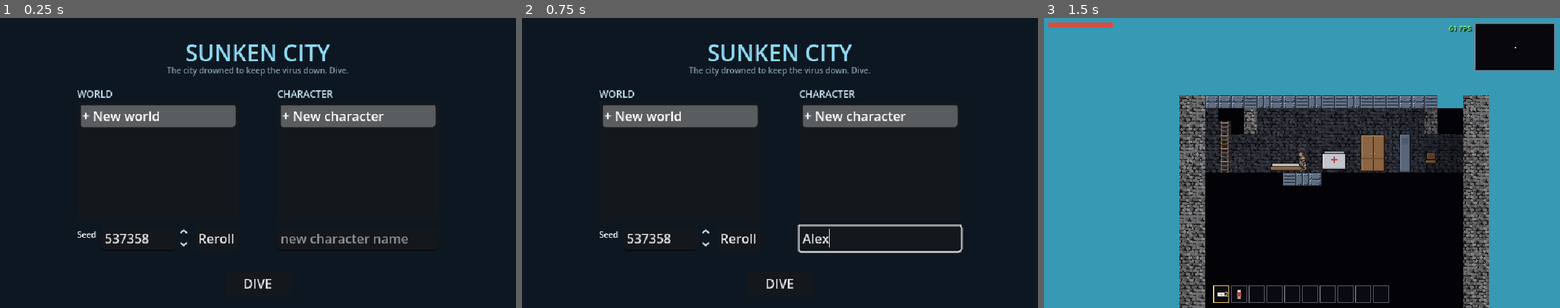
Above: before the commit, frames 1-3 (left to right).
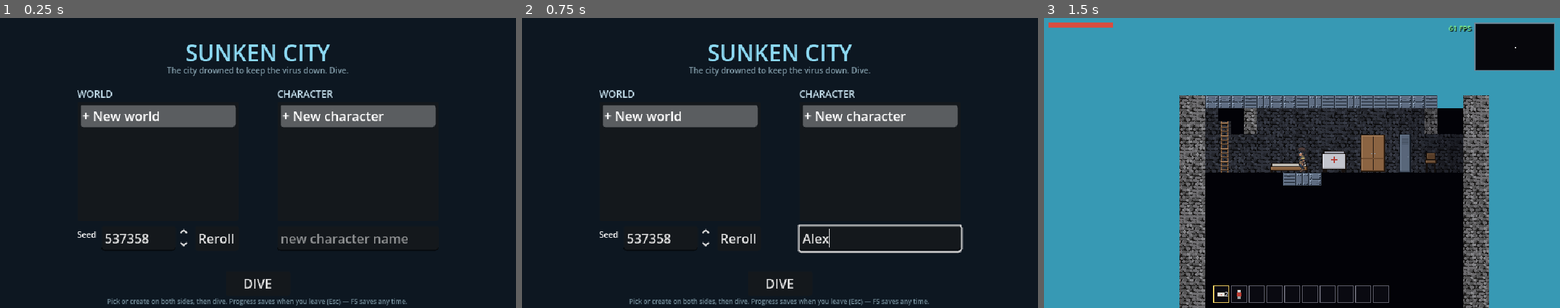
Above: after the commit, the same moments.

Repository: wilbur6689/SunkenCity
Game: Godot game, scene res://scenes/ui/title.tscn
The game is run twice, just before and just after one commit, with the same random seed, the same clock (stepped at 60 frames per second) and the same inputs.
Inputs (mouse positions are in pixels of both pictures, inside the frame that each line leads up to):
- Up to frame 1 (0.25 s): no input
- Up to frame 2 (0.75 s): click (878, 238) at 0.52 s; type "Alex" at 0.6 s
- Up to frame 3 (1.5 s): click "DIVE" at 1.25 s

The runs differ from the first frame. In frame 1, 0.6% of the frame differs, in the area x 20-79%, y 96-100%; in frame 2, 0.6%; in frame 3, nothing differs.

Commit message:
Title flow: Esc saves + exits to title, so new worlds/characters persist
New worlds and characters only became picker rows after an F5 save, and
Esc hard-quit without saving — so creating one, playing, and quitting
made it vanish, reading as "the menu can't create anything". Esc from
the game now banks both save files and returns to the title (Esc at the
title quits; closing the window mid-run also autosaves). The title gets
a one-line hint explaining the flow, _play() is split so the selection
handoff is testable, and title_smoke.tscn (12 checks) gates the full
create -> dive -> leave -> listed loop. All 9 suites pass.

Co-Authored-By: Claude Fable 5 <noreply@anthropic.com>
Claude-Session: https://claude.ai/code/session_01GxDZSizaHKPW71DMqToXjC

Diff:
--- /dev/null
+++ b/scenes/test/title_smoke.tscn
@@ -0,0 +1,6 @@
+[gd_scene load_steps=2 format=3]
+
+[ext_resource type="Script" path="res://scripts/test/title_smoke.gd" id="1_smoke"]
+
+[node name="TitleSmoke" type="Node"]
+script = ExtResource("1_smoke")
--- a/scripts/city/city.gd
+++ b/scripts/city/city.gd
@@ -95,12 +95,27 @@
 	water_renderer.setup(World.waterline_row * Constants.BLOCK_SIZE)
 	$Backdrop.setup(World.waterline_row * Constants.BLOCK_SIZE, -900.0)
 
+## Write both save files for the current run.
+func save_now() -> void:
+	SaveGame.save_world(world_name, seed_value)
+	SaveGame.save_character(character_name, player, world_name)
+
+## Esc from the game: bank everything, then back to the title. Without this
+## a fresh world/character only became files on F5, so quitting made them
+## look like they were never created (the pickers list files).
+func save_and_exit_to_title() -> void:
+	save_now()
+	get_tree().change_scene_to_file("res://scenes/ui/title.tscn")
+
+func _notification(what: int) -> void:
+	if what == NOTIFICATION_WM_CLOSE_REQUEST and World.is_ready() and player != null:
+		save_now() # closing the window mid-run loses nothing
+
 ## Quick save/load (CC-09): F5 writes both files, F9 reboots from them.
 func _unhandled_input(event: InputEvent) -> void:
 	if event is InputEventKey and event.pressed and not event.echo:
 		if event.keycode == KEY_F5:
-			SaveGame.save_world(world_name, seed_value)
-			SaveGame.save_character(character_name, player, world_name)
+			save_now()
 			player.message.emit("Saved '%s' / '%s'" % [world_name, character_name])
 		elif event.keycode == KEY_F9:
 			if SaveGame.read_world(world_name).is_empty():
--- /dev/null
+++ b/scripts/test/title_smoke.gd
@@ -0,0 +1,78 @@
+extends Node
+## Headless title-flow gate test: creating a new world + character from the
+## pickers must actually stick — dive with a fresh seed and name, leave via
+## the Esc path (save_and_exit_to_title's save half), and both must appear
+## in a rebuilt title's lists.
+## Run: godot --path . --headless res://scenes/test/title_smoke.tscn
+
+const WNAME := "world_424242"
+const CNAME := "__test_diver"
+
+var failures: PackedStringArray = []
+var checks := 0
+
+func check(cond: bool, msg: String) -> void:
+	checks += 1
+	print(("  ok:   " if cond else "  FAIL: ") + msg)
+	if not cond:
+		failures.append(msg)
+
+func _ready() -> void:
+	_delete_saves()
+
+	print("== A. fresh title: only the create rows")
+	var title: Control = load("res://scenes/ui/title.tscn").instantiate()
+	add_child(title)
+	check(title.world_list != null and title.world_list.item_count == 1, "world list holds just '+ New world'")
+	check(title.char_list.item_count == 1, "character list holds just '+ New character'")
+	check(title.world_list.get_selected_items().size() == 1, "a row starts selected (DIVE always works)")
+
+	print("== B. create a new world + character")
+	title.seed_spin.value = 424242
+	title.name_edit.text = "  __test_diver  "
+	title._apply_selection()
+	check(SaveGame.pending_seed == 424242, "new-world row hands the seed over")
+	check(SaveGame.pending_character == CNAME, "typed name (trimmed) hands over")
+	remove_child(title)
+	title.queue_free()
+
+	var city: Node2D = load("res://scenes/city/city.tscn").instantiate()
+	add_child(city)
+	var player: Player = city.get_node("Player")
+	player.set_multiplayer_authority(2)
+	check(city.seed_value == 424242 and city.world_name == WNAME, "city boots the picked seed")
+	check(city.character_name == CNAME, "as the picked character")
+	for i in 10:
+		await get_tree().physics_frame
+
+	print("== C. leaving banks both files")
+	city.save_now() # the Esc path minus the scene change
+	check(SaveGame.world_names().has(WNAME), "world file exists after leaving")
+	check(SaveGame.character_names().has(CNAME), "character file exists after leaving")
+	remove_child(city)
+	city.queue_free()
+
+	var title2: Control = load("res://scenes/ui/title.tscn").instantiate()
+	add_child(title2)
+	var world_row := -1
+	var char_row := -1
+	for i in title2.world_list.item_count:
+		if title2.world_list.get_item_text(i) == WNAME:
+			world_row = i
+	for i in title2.char_list.item_count:
+		if title2.char_list.get_item_text(i) == CNAME:
+			char_row = i
+	check(world_row > 0, "rebuilt title lists the new world")
+	check(char_row > 0, "and the new character")
+	check(title2.world_list.get_selected_items()[0] > 0, "a saved world is preselected for the next dive")
+
+	_delete_saves()
+	print("\nTitle smoke: %d checks, %d failures" % [checks, failures.size()])
+	for f in failures:
+		print("  FAIL: " + f)
+	get_tree().quit(0 if failures.is_empty() else 1)
+
+func _delete_saves() -> void:
+	for p: String in [SaveGame.WORLD_DIR + WNAME + SaveGame.WORLD_EXT, SaveGame.CHAR_DIR + CNAME + SaveGame.CHAR_EXT]:
+		if FileAccess.file_exists(p):
+			DirAccess.remove_absolute(ProjectSettings.globalize_path(p))
--- a/scripts/ui/inventory_ui.gd
+++ b/scripts/ui/inventory_ui.gd
@@ -427,7 +427,14 @@
 		toggle()
 	if not open:
 		if Input.is_action_just_pressed("ui_cancel"):
-			get_tree().quit() # Esc quits the game (Esc with the menu open just closes it)
+			# Esc with the menu open just closes it. Without a menu: in the
+			# city, save and return to the title (quit from there); in bare
+			# test scenes there is no title flow, so quit outright.
+			var scene := get_tree().current_scene
+			if scene != null and scene.has_method("save_and_exit_to_title"):
+				scene.save_and_exit_to_title()
+			else:
+				get_tree().quit()
 		return
 	if Input.is_action_just_pressed("ui_cancel"):
 		close()
--- a/scripts/ui/title.gd
+++ b/scripts/ui/title.gd
@@ -76,6 +76,15 @@
 	name_edit.custom_minimum_size = Vector2(200, 0)
 	add_child(name_edit)
 
+	var hint := Label.new()
+	hint.text = "Pick or create on both sides, then dive. Progress saves when you leave (Esc) — F5 saves any time."
+	hint.add_theme_font_size_override("font_size", 8)
+	hint.add_theme_color_override("font_color", Color(0.45, 0.55, 0.6))
+	hint.horizontal_alignment = HORIZONTAL_ALIGNMENT_CENTER
+	hint.set_anchors_preset(Control.PRESET_BOTTOM_WIDE)
+	hint.offset_top = -14
+	add_child(hint)
+
 	var play := Button.new()
 	play.text = "DIVE"
 	play.add_theme_font_size_override("font_size", 16)
@@ -113,7 +122,12 @@
 		char_list.add_item(c)
 	char_list.select(mini(1, char_list.item_count - 1))
 
-func _play() -> void:
+func _unhandled_input(event: InputEvent) -> void:
+	if event.is_action_pressed("ui_cancel"):
+		get_tree().quit() # Esc at the title quits the game
+
+## Turn the pickers' selection into SaveGame's pending handoff.
+func _apply_selection() -> void:
 	var wi := world_list.get_selected_items()
 	if wi.size() > 0 and wi[0] > 0:
 		SaveGame.pending_world = world_list.get_item_text(wi[0])
@@ -124,4 +138,7 @@
 		SaveGame.pending_character = char_list.get_item_text(ci[0])
 	elif name_edit.text.strip_edges() != "":
 		SaveGame.pending_character = name_edit.text.strip_edges()
+
+func _play() -> void:
+	_apply_selection()
 	get_tree().change_scene_to_file(CITY_SCENE)
Not shown, added: scripts/test/title_smoke.gd.uid
Not shown, changed: CLAUDE.md
Not shown, changed: docs/MVP-checklist.md
